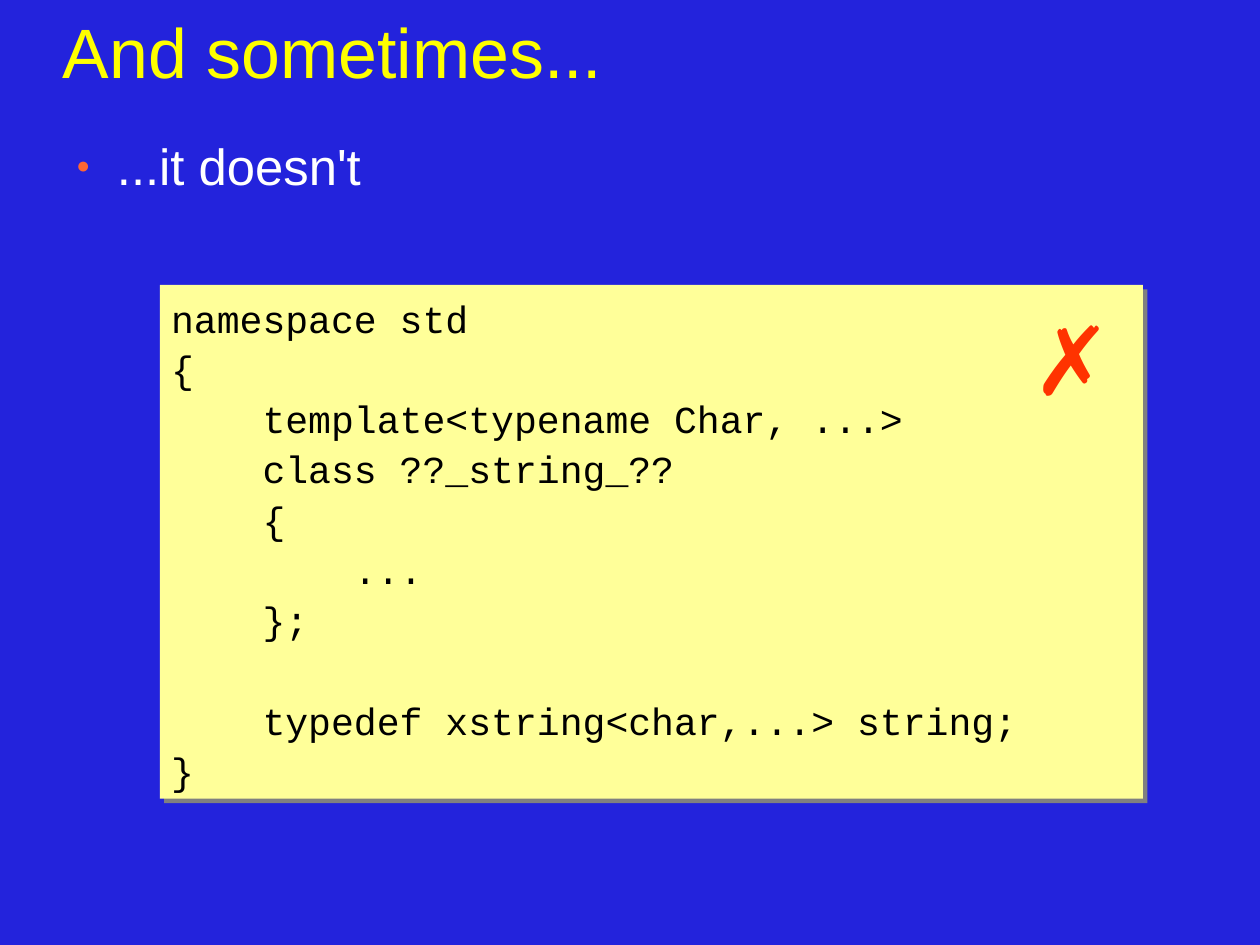
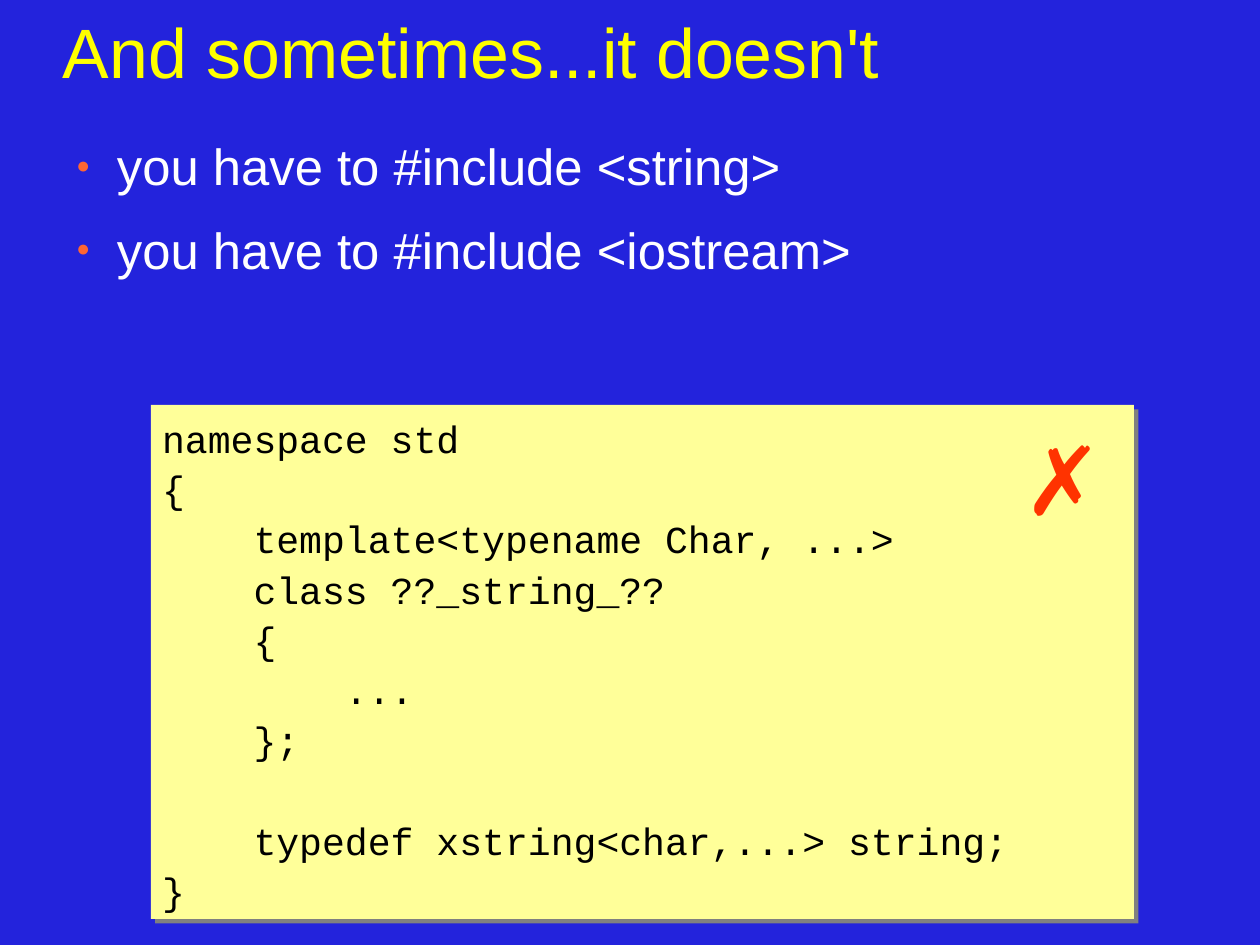
Before and after one commit to JonJagger/two-day-courses, a slide deck: slide 22 of cppf/06_Program_Organization_and_Dependency_Management.odp (slide 18 before the commit). Drawn at 1260x945 pixels with LibreOffice and Linux fonts; fonts in the diff are those of the drawing. Boxes give left, top, right and bottom in pixels: in the first picture for what was removed or moved away, otherwise in the second. Text is boxed around its words. In the diff, an @@ line names an element or a change of style, - is before the commit and + after.

```diff
--- a/cppf/06_Program_Organization_and_Dependency_Management.odp
+++ b/cppf/06_Program_Organization_and_Dependency_Management.odp
@@ title at (63,27,879,79): text changed @@
-And sometimes...
+And sometimes...it doesn't
@@ text at (117,148,851,279): text changed @@
-● ...it doesn't
+● you have to #include <string>
+● you have to #include <iostream>
@@ rectangle "namespace std": place and size @@
-rectangle "namespace std" at (160,285,1143,799)
+rectangle "namespace std" at (151,405,1134,919)
@@ text "✗": place and size @@
-text "✗" at (1022,295,1157,421)
+text "✗" at (1013,415,1148,541)
```
Also in this commit, not shown: 9 other slides changed, 8 slides added, 1 slide removed, 1 other file.
